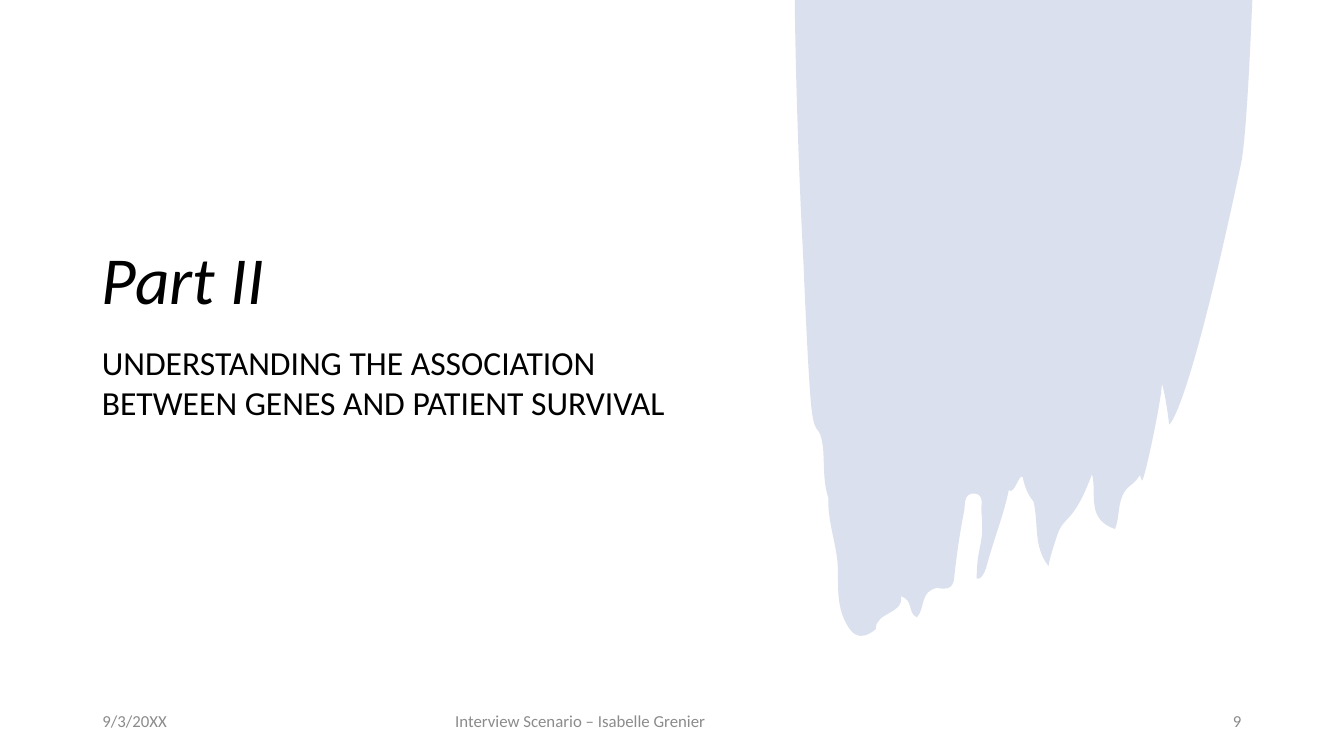
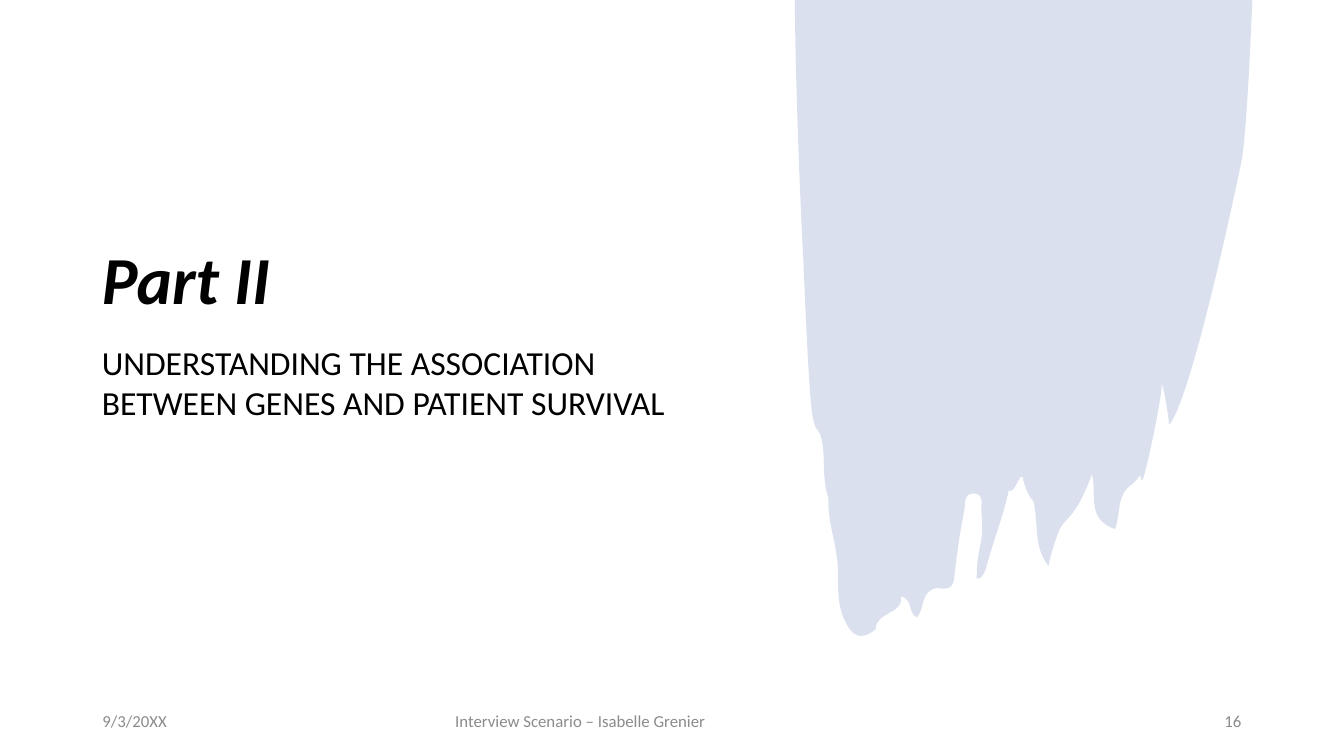
Before and after one commit to igrenier/TCGA_BRCA, a slide deck: slide 16 of presentation_05032023.pptx (slide 9 before the commit). Drawn at 1344x756 pixels with LibreOffice and Linux fonts; fonts in the diff are those of the drawing. Boxes give left, top, right and bottom in pixels: in the first picture for what was removed or moved away, otherwise in the second. Text is boxed around its words. In the diff, an @@ line names an element or a change of style, - is before the commit and + after.

```diff
--- a/presentation_05032023.pptx
+++ b/presentation_05032023.pptx
@@ title "Part II" at bbox=[102, 260, 270, 305]: bold on @@
@@ page number at bbox=[1224, 716, 1241, 727]: text changed @@
-9
+16
```
Also in this commit, not shown: 3 other slides changed, 8 slides added.
